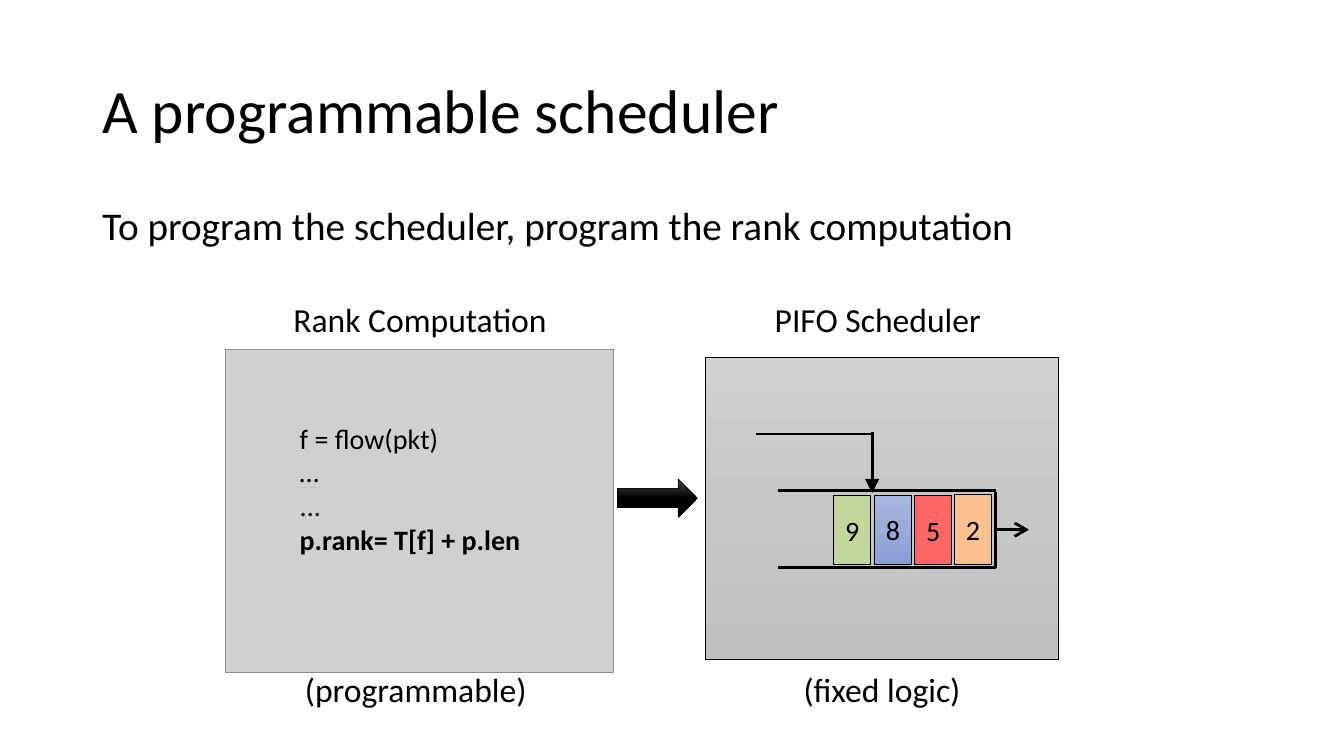
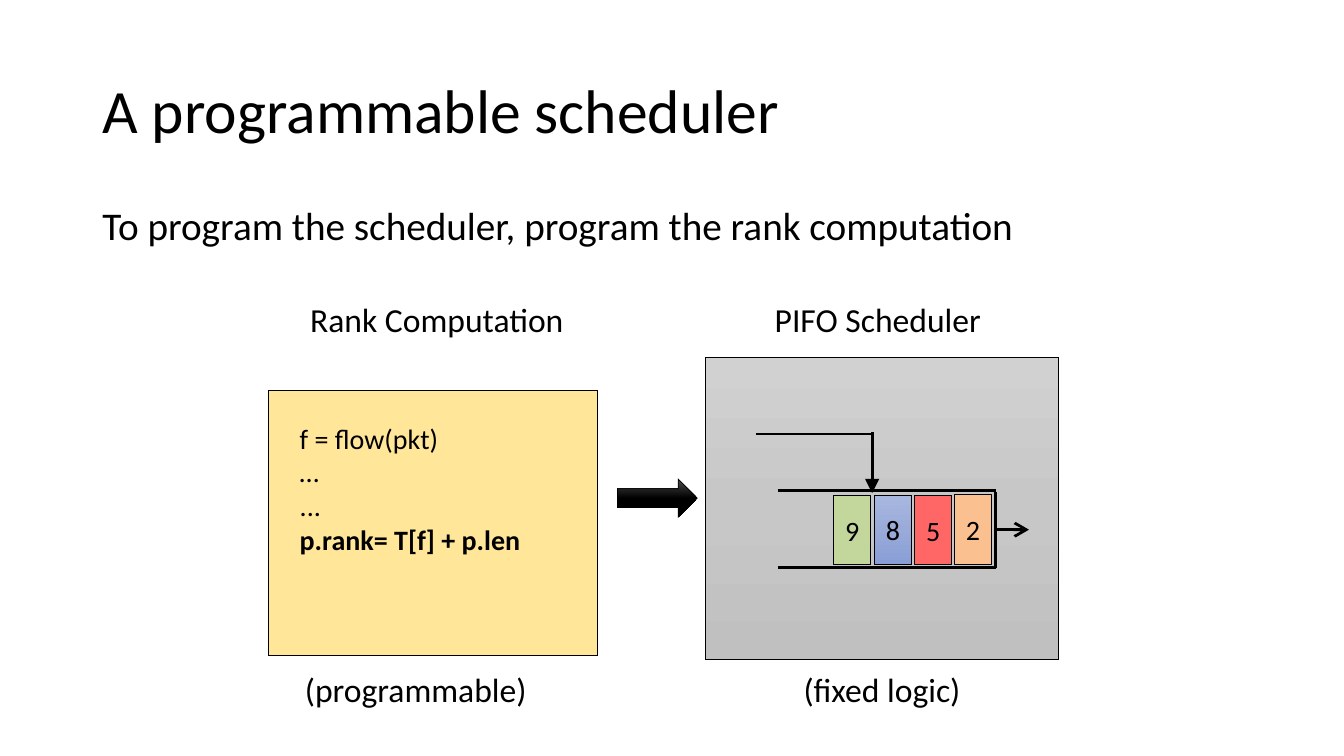
Before and after one commit to anirudhSK/pifo-domino-marple-ppts, a slide deck: slide 38 of combined_domino_pifo.pptx. Drawn at 1344x756 pixels with LibreOffice and Linux fonts; fonts in the diff are those of the drawing; grey boxes stand for pictures. Boxes give left, top, right and bottom in pixels: in the first picture for what was removed or moved away, otherwise in the second. Text is boxed around its words. In the diff, an @@ line names an element or a change of style, - is before the commit and + after.

```diff
--- a/combined_domino_pifo.pptx
+++ b/combined_domino_pifo.pptx
@@ text "Rank Computation": place and size @@
-text "Rank Computation" at [293, 308, 546, 338]
+text "Rank Computation" at [310, 308, 563, 338]
@@ picture removed at [226, 350, 613, 673] @@
@@ rectangle added at [269, 391, 598, 656], fill #FFE699, outline #000000 0.5 pt @@
```
Also in this commit, not shown: 10 other slides changed.
